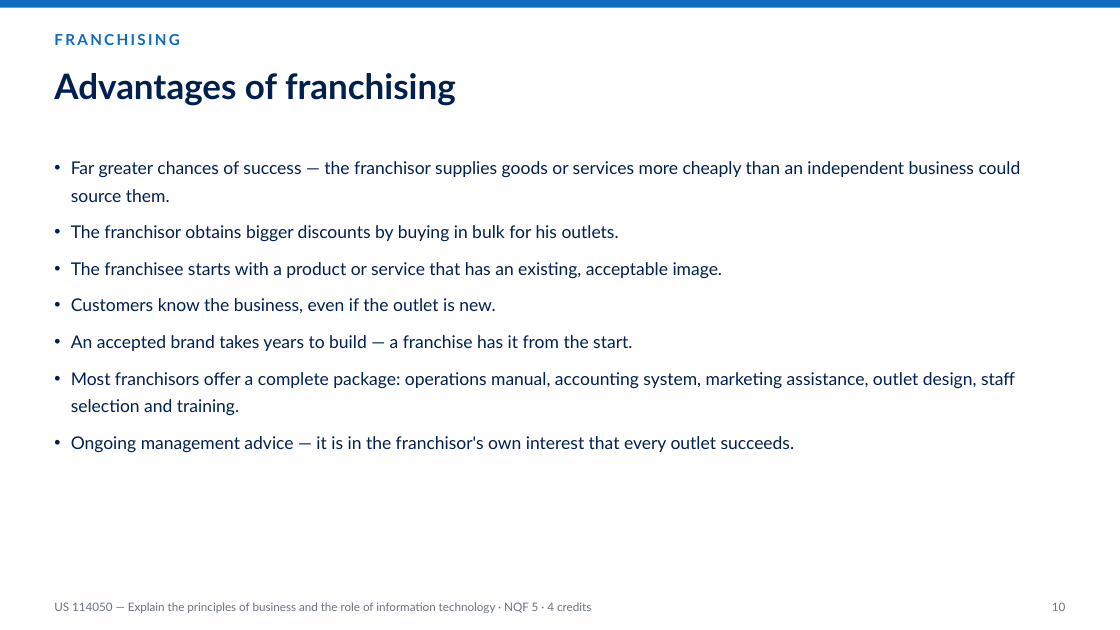
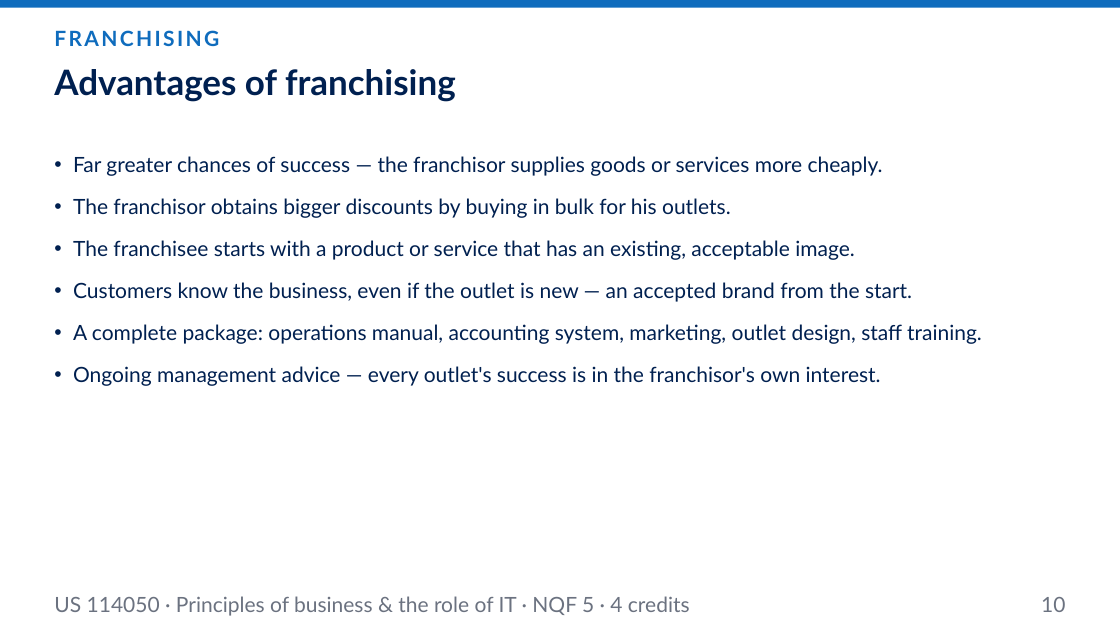
Before and after one commit to andrekyle/ITsystemsupport, a slide deck: slide 10 of public/downloads/US-114050-Principles-of-Business.pptx. Drawn at 1120x630 pixels with LibreOffice and Linux fonts; fonts in the diff are those of the drawing. Boxes give left, top, right and bottom in pixels: in the first picture for what was removed or moved away, otherwise in the second. Text is boxed around its words. In the diff, an @@ line names an element or a change of style, - is before the commit and + after.

```diff
--- a/public/downloads/US-114050-Principles-of-Business.pptx
+++ b/public/downloads/US-114050-Principles-of-Business.pptx
@@ text "FRANCHISING" at (x1=54, y1=30, x2=219, y2=46): size 13 to 18 pt @@
@@ text "Advantages of franchising" moved from (x1=54, y1=73, x2=456, y2=106) to (x1=54, y1=69, x2=456, y2=102) @@
@@ text at (x1=73, y1=156, x2=883, y2=176): text changed; size 15 to 18 pt @@
-• Far greater chances of success — the franchisor supplies goods or services more cheaply than an independent business could source them.
+• Far greater chances of success — the franchisor supplies goods or services more cheaply.
@@ text at (x1=73, y1=198, x2=855, y2=260): size 15 to 18 pt in "The franchisor obtains bigger discounts by buying ...", "The franchisee starts with a product or ..."; indent changed; line spacing 1.3 to 1.2; more space between paragraphs @@
@@ text at (x1=73, y1=282, x2=982, y2=386): text changed; size 15 to 18 pt @@
-• Customers know the business, even if the outlet is new.
-• An accepted brand takes years to build — a franchise has it from the start.
-• Most franchisors offer a complete package: operations manual, accounting system, marketing assistance, outlet design, staff selection and training.
-• Ongoing management advice — it is in the franchisor's own interest that every outlet succeeds.
+• Customers know the business, even if the outlet is new — an accepted brand from the start.
+• A complete package: operations manual, accounting system, marketing, outlet design, staff training.
+• Ongoing management advice — every outlet's success is in the franchisor's own interest.
@@ text at (x1=54, y1=596, x2=690, y2=616): text changed; size 10 to 18 pt @@
-US 114050 — Explain the principles of business and the role of information technology · NQF 5 · 4 credits
+US 114050 · Principles of business & the role of IT · NQF 5 · 4 credits
@@ text "10" moved from (x1=1052, y1=602, x2=1065, y2=611) to (x1=1041, y1=597, x2=1065, y2=612) @@
@@ text "10" at (x1=1041, y1=597, x2=1065, y2=612): size 10 to 18 pt @@
```
Also in this commit, not shown: 17 other slides changed, 1 slide added, 1 other file.
